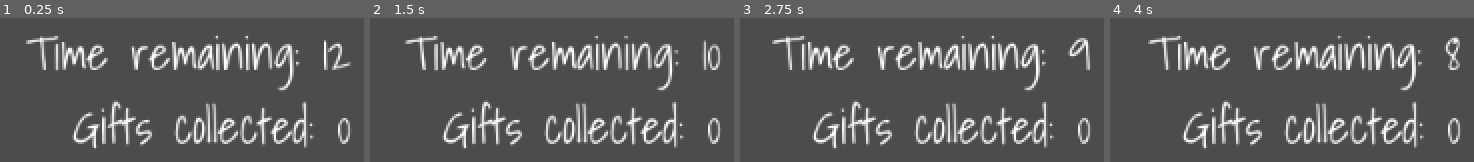
Above: before the commit, frames 1-4 (left to right).
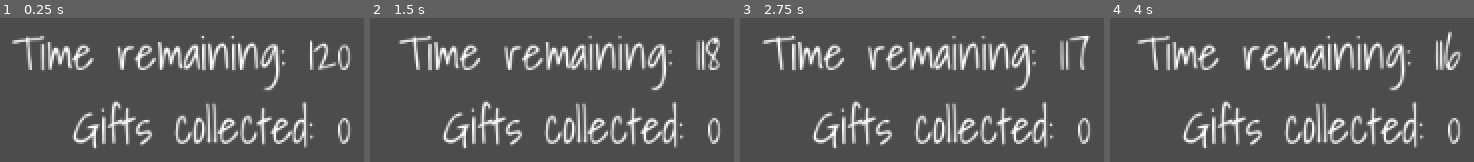
Above: after the commit, the same moments.

Repository: GameDrivenDesign/SebastHolyWandarousChristmasGame
Game: Godot game, scene res://scenes/hud/hud.tscn
Two runs of this game, one before a commit and one after it. Both use one fixed random seed, a clock stepped at 60 frames per second and the inputs below. This scene is started directly instead of the project's main scene.
Inputs:
- Up to frame 1 (0.25 s): no input
- Up to frame 2 (1.5 s): hold Right (right) 0.53-1.28 s; tap Enter at 1.25 s; hold Down (down) from 1.28 s (still down)
- Up to frame 3 (2.75 s): tap Space at 2 s; release Down (down) at 2.03 s; hold Right (right) from 2.03 s (still down)
- Up to frame 4 (4 s): tap Enter at 2.75 s; release Right (right) at 2.78 s; hold Up (up) 2.78-3.53 s; hold Left (left) from 3.53 s (still down)

The runs differ from the first frame. In frame 1, 10% of the frame differs, in the area x 3-97%, y 12-50%; in frame 2, 10%; in frame 3, 11%; in frame 4, 11%, in the area x 7-97%, y 9-50%.

Commit message:
Emit gift_count_changed events

Diff:
--- a/scenes/hud/hud.gd
+++ b/scenes/hud/hud.gd
@@ -1,12 +1,11 @@
 extends Node
 
-var time = 12
-var gifts = 0
+var time = 120
 
 signal time_up
 
 func _ready():
-	$elements/gift_counter.text = 'Gifts collected: ' + str(gifts)
+	update_gift_count(0)
 
 func _process(delta):
 	time -= delta
@@ -16,3 +15,6 @@
 		time = 0
 
 	$elements/timer.text = 'Time remaining: ' + str(round(time))
+
+func update_gift_count(n):
+	$elements/gift_counter.text = 'Gifts collected: ' + str(n)
--- a/scenes/player/player.gd
+++ b/scenes/player/player.gd
@@ -7,6 +7,8 @@
 var rotation_dir = 0
 
 var gift_count = 0
+
+signal gift_count_changed(n)
 
 func get_input():
     rotation_dir = 0
@@ -32,3 +34,4 @@
 
 func pickup_gift():
 	gift_count += 1
+	emit_signal("gift_count_changed", gift_count)
